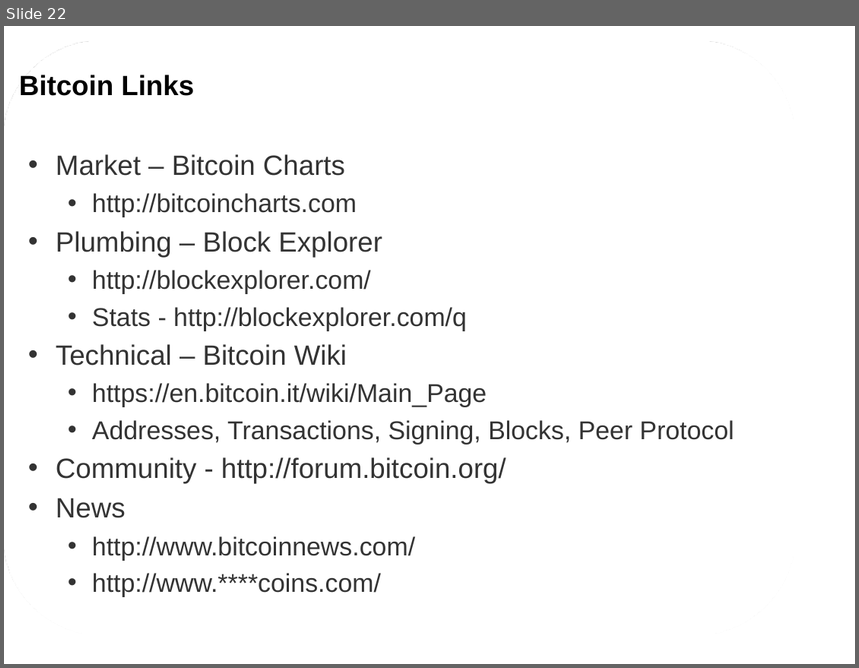
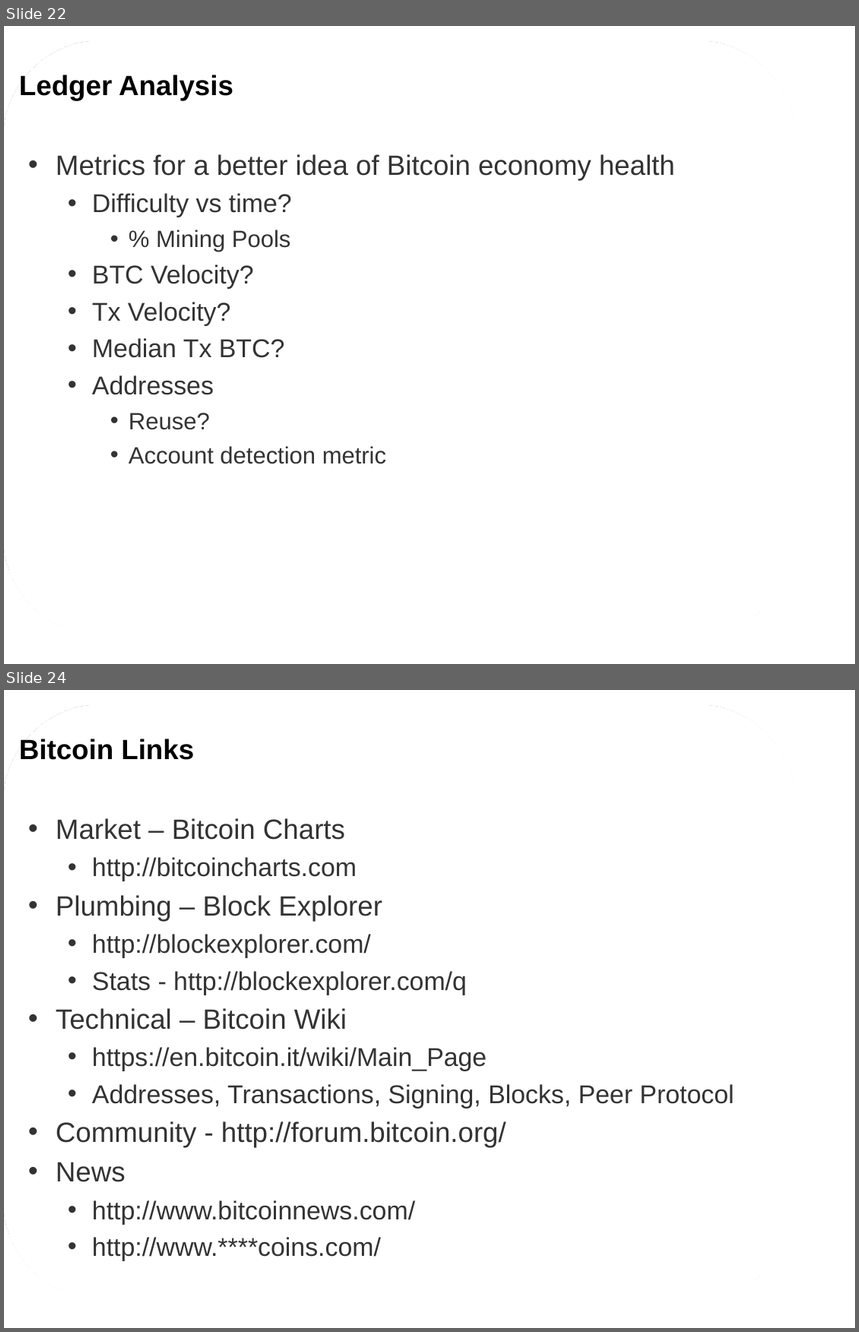
Before and after one commit to davesteele/python-bitcoin-talk, a slide deck: PythonBitcoinTalk.odp. Shown one above the other, each under a label of ours: slide 22 before the commit, slides 22 and 24 after it; the slides between them are not shown. The pictures are 859x668 and 859x1332 pixels, drawn with LibreOffice and Linux fonts; fonts in the diff are those of the drawing; background and template pictures are left out. Boxes give left, top, right and bottom in pixels: in the first picture for what was removed or moved away, otherwise in the second. Text is boxed around its words. In the diff, an @@ line names an element or a change of style, - is before the commit and + after.

```diff
--- a/PythonBitcoinTalk.odp
+++ b/PythonBitcoinTalk.odp
@@ slide 22 added at box(4, 26, 855, 664), background picture (left out); not listed: 1 template element that a slide beside it also shows @@
@@ title added at box(19, 75, 234, 100), 26 pt, text #000000, bold @@
+Ledger Analysis
@@ text added at box(56, 154, 675, 465), 24 pt, text #333333 @@
+• Metrics for a better idea of Bitcoin economy health
+  • Difficulty vs time?
+    • % Mining Pools
+  • BTC Velocity?
+  • Tx Velocity?
+  • Median Tx BTC?
+  • Addresses
+    • Reuse?
+    • Account detection metric
@@ text added at box(285, 586, 511, 615), 18 pt, text #FFFFFF @@
+http://blockexplorer.com/
@@ page number added at box(776, 634, 841, 664), 18 pt, text #FFFFFF @@
+22
@@ what was slide 22 is now slide 24 @@
```
Also in this commit, not shown: 1 slide changed, 2 other slides added, 1 slide removed, 51 other files.
